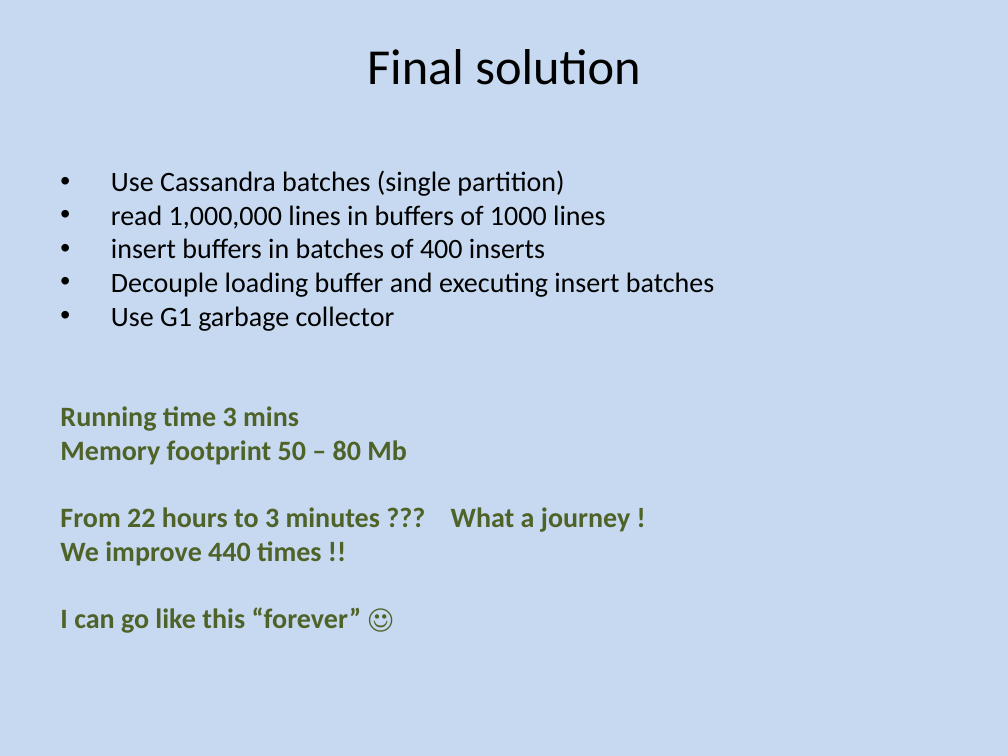
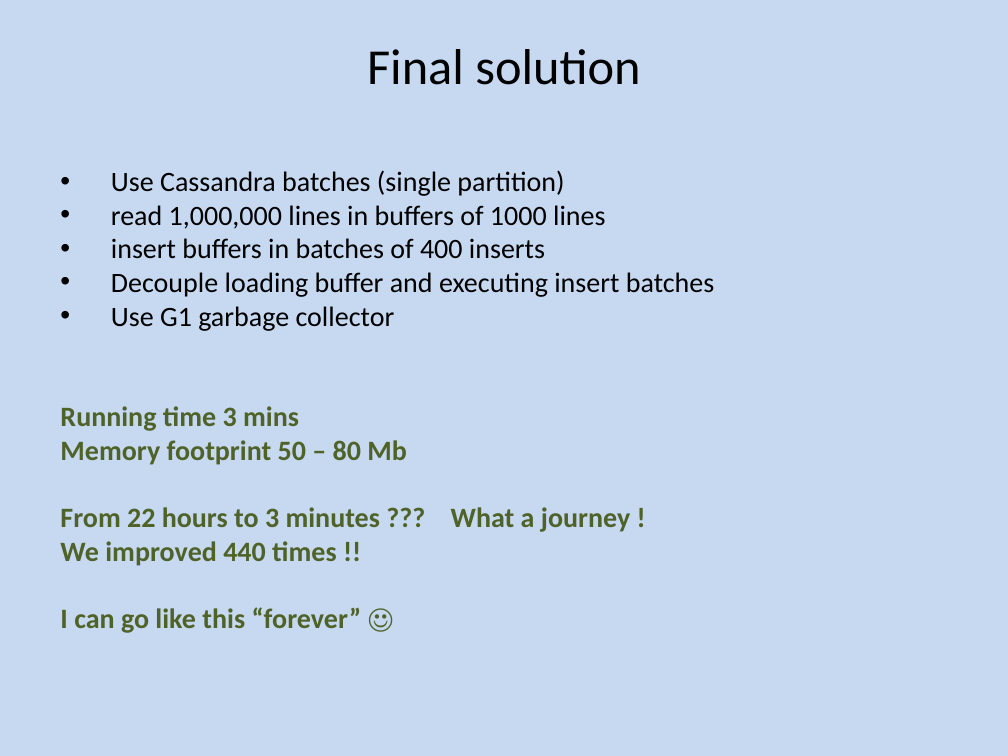
Before and after one commit to ChelaruViorel/imworld2018, a slide deck: slide 21 of performance-tunning/presentation/Towards performance tuning mindset.pptx. Drawn at 1008x756 pixels with LibreOffice and Linux fonts; fonts in the diff are those of the drawing. Boxes give left, top, right and bottom in pixels: in the first picture for what was removed or moved away, otherwise in the second. Text is boxed around its words. In the diff, an @@ line names an element or a change of style, - is before the commit and + after.

```diff
--- a/performance-tunning/presentation/Towards performance tuning mindset.pptx
+++ b/performance-tunning/presentation/Towards performance tuning mindset.pptx
@@ text at box(60, 541, 336, 566): text changed @@
-We improve 440 times !!
+We improved 440 times !!
```
Also in this commit, not shown: 1 other slide changed, 1 other file.
